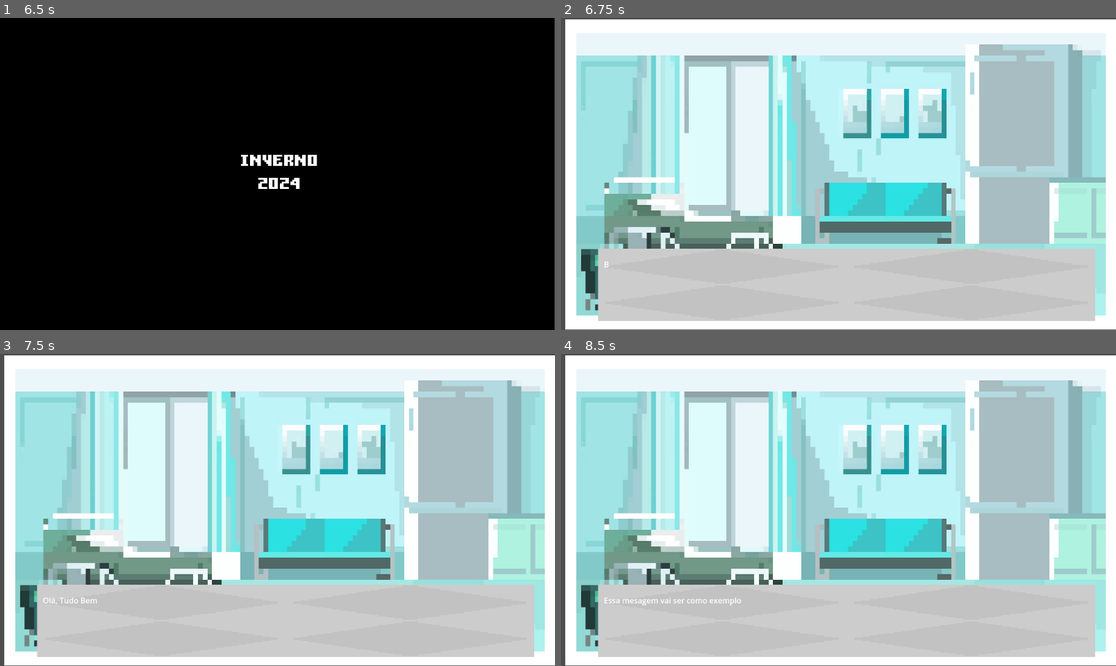
Above: before the commit, frames 1-4 (two rows, left to right).
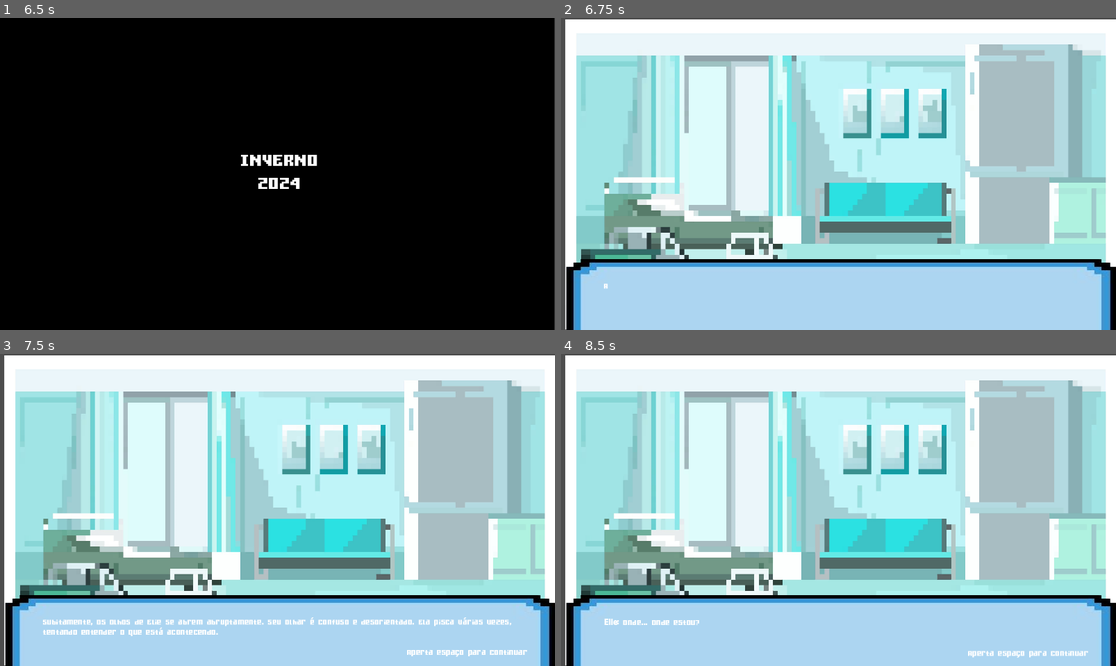
Above: after the commit, the same moments.

Repository: samuelfilho-dev/project_elie
Game: Godot game, scene res://cenas/tela_incial.tscn
The game is run twice, just before and just after one commit, with the same random seed, the same clock (stepped at 60 frames per second) and the same inputs.
Inputs (mouse positions are in pixels of both pictures, inside the frame that each line leads up to):
- Up to frame 1 (6.5 s): click "NOVO JOGO" at 0.5 s; tap Enter (ui_accept) at 1.25, 2.1, 2.27, 2.57, 2.75, 3.6, 3.77, 4.07, 4.25, 5.1, 5.27, 5.57 s; move the mouse to (399, 158) at 1.27 s; hold Enter (ui_accept) 1.28-2.03 s; hold D 1.28-2.78 s; click (399, 158) at 1.42 s; move the mouse to (166, 189) at 2.02 s; move the mouse to (333, 105) at 2.77 s; hold A 2.78-3.53 s; hold Enter (ui_accept) 2.78-3.53 s; move the mouse to (249, 236) at 3.52 s; hold D 3.53-5.03 s; click (249, 236) at 3.67 s; move the mouse to (444, 220) at 4.27 s; hold Enter (ui_accept) 4.28-5.03 s; move the mouse to (111, 127) at 5.02 s; hold A 5.03-5.78 s; move the mouse to (305, 174) at 5.77 s; hold D from 5.78 s (still down); hold Enter (ui_accept) from 5.78 s (still down); click (305, 174) at 5.92 s
- Up to frame 2 (6.75 s): move the mouse to (755, 96) at 6.52 s; release D at 6.53 s; release Enter (ui_accept) at 6.53 s; hold A from 6.53 s (still down); tap Enter (ui_accept) at 6.6 s
- Up to frame 3 (7.5 s): keep holding A; tap Enter (ui_accept) at 6.77, 7.07 s; move the mouse to (399, 494) at 7.27 s; hold Enter (ui_accept) from 7.28 s (still down)
- Up to frame 4 (8.5 s): move the mouse to (727, 525) at 8.02 s; release A at 8.03 s; release Enter (ui_accept) at 8.03 s; hold D from 8.03 s (still down); tap Enter (ui_accept) at 8.1, 8.27 s; click (727, 525) at 8.17 s

Frame 1 is identical in both runs. In frame 2, 25% of the frame differs, in the area x 0-100%, y 73-100%; in frame 3, 25%; in frame 4, 25%.

Commit message:
feat: add ost in cutscene

Diff:
--- a/cenas/cut_scene.tscn
+++ b/cenas/cut_scene.tscn
@@ -1,9 +1,10 @@
-[gd_scene load_steps=5 format=3 uid="uid://v1oftl7jibwt"]
+[gd_scene load_steps=6 format=3 uid="uid://v1oftl7jibwt"]
 
 [ext_resource type="Texture2D" uid="uid://c17ttjqk8nbmi" path="res://recursos/Projeto_Extinction/back_ground_cutscene.jpg" id="1_n22c6"]
 [ext_resource type="Script" path="res://script/dialog_Box.gd" id="2_evpgb"]
-[ext_resource type="Texture2D" uid="uid://wccyjdxlq2xn" path="res://recursos/Pixel Adventure 1/Background/Gray.png" id="2_ixk7o"]
+[ext_resource type="Texture2D" uid="uid://crfq0kfkd0y0s" path="res://recursos/Projeto_Extinction/dialog_background.png" id="4_35wk1"]
 [ext_resource type="PackedScene" uid="uid://bvhekuwejncbn" path="res://characters/musicas/cut_scene_music.tscn" id="4_qwcjg"]
+[ext_resource type="FontFile" uid="uid://dsrkig6nj5wqv" path="res://recursos/Projeto_Extinction/fonts/Gamer.ttf" id="4_td3is"]
 
 [node name="cut_scene" type="Node2D"]
 
@@ -11,6 +12,11 @@
 position = Vector2(581.218, 325)
 scale = Vector2(0.303816, 0.359174)
 texture = ExtResource("1_n22c6")
+
+[node name="dialog_sprite" type="Sprite2D" parent="."]
+position = Vector2(622, 660.74)
+scale = Vector2(3.01177, 1.45845)
+texture = ExtResource("4_35wk1")
 
 [node name="Dialog_Box" type="NinePatchRect" parent="."]
 anchors_preset = 7
@@ -25,7 +31,6 @@
 grow_horizontal = 2
 grow_vertical = 0
 size_flags_vertical = 8
-texture = ExtResource("2_ixk7o")
 script = ExtResource("2_evpgb")
 
 [node name="Text" type="RichTextLabel" parent="Dialog_Box"]
@@ -36,11 +41,13 @@
 anchor_right = 0.5
 anchor_bottom = 1.0
 offset_left = -504.0
-offset_top = -129.0
+offset_top = -84.0
 offset_right = 502.0
-offset_bottom = -6.0
+offset_bottom = 39.0
 grow_horizontal = 2
 grow_vertical = 0
+theme_override_fonts/normal_font = ExtResource("4_td3is")
+theme_override_font_sizes/normal_font_size = 25
 bbcode_enabled = true
 
 [node name="Timer" type="Timer" parent="Dialog_Box"]
--- a/script/dialog_Box.gd
+++ b/script/dialog_Box.gd
@@ -4,9 +4,11 @@
 @onready var timer := $Timer as Timer
 
 var msg_queue: Array = [
-	"BBCode [color=green]test[/color]",
-	"Olá, Tudo Bem",
-	"Essa mesagem vai ser como exemplo"
+	"A sala está imersa em uma penumbra reconfortante,com o suave zumbido dos equipamentos médicos preenchendo o silêncio. A respiração de Elie é calma, mas seus olhos permanecem fechados. Os monitores ao lado da cama começam a emitir sons intermitentes, indicando um aumento nos sinais vitais de Elie.\n [right]Aperta espaço para continuar[/right]",
+	"Subitamente, os olhos de Elie se abrem abruptamente. Seu olhar é confuso e desorientado. Ela pisca várias vezes, tentando entender o que está acontecendo. \n [right]Aperta espaço para continuar[/right]",
+	"[b]Elie[/b]: Onde... onde estou? \n \n [right]Aperta espaço para continuar[/right]",
+	"Ela tenta mover-se, mas seus músculos parecem fracos. Os olhos de Elie examinam o quarto, buscando pistas sobre sua localização. As cortinas estão parcialmente abertas, revelando um vislumbre de luz noturna urbana do lado de fora. \n [right]Aperta espaço para continuar[/right]",
+	"O Ano é 2024 e Elie acorda de um coma no [b]Hospital Santa Ana[/b]. \n \n [right]Aperta espaço para continuar[/right]",
 ]
 
 func _input(event):
@@ -27,7 +29,6 @@
 
 	text.visible_characters = 0
 	text.bbcode_text = _msg
-	print(msg_queue)
 	timer.start()
 
 
Renamed: recursos/Projeto_Extinction/Capa_Jogo.png -> recursos/Projeto_Extinction/backgrounds/Capa_Jogo.png
Not shown, changed: recursos/Projeto_Extinction/backgrounds/Capa_Jogo.png.import
Renamed: recursos/Projeto_Extinction/back_ground_cutscene.jpg -> recursos/Projeto_Extinction/backgrounds/back_ground_cutscene.jpg
Not shown, changed: recursos/Projeto_Extinction/backgrounds/back_ground_cutscene.jpg.import
Binary file added: recursos/Projeto_Extinction/backgrounds/dialog_background.png
Not shown, changed: recursos/Projeto_Extinction/backgrounds/dialog_background.png.import
Renamed: recursos/Projeto_Extinction/light.jpg -> recursos/Projeto_Extinction/textures/light.jpg
Not shown, added: recursos/Projeto_Extinction/textures/light.jpg.import
